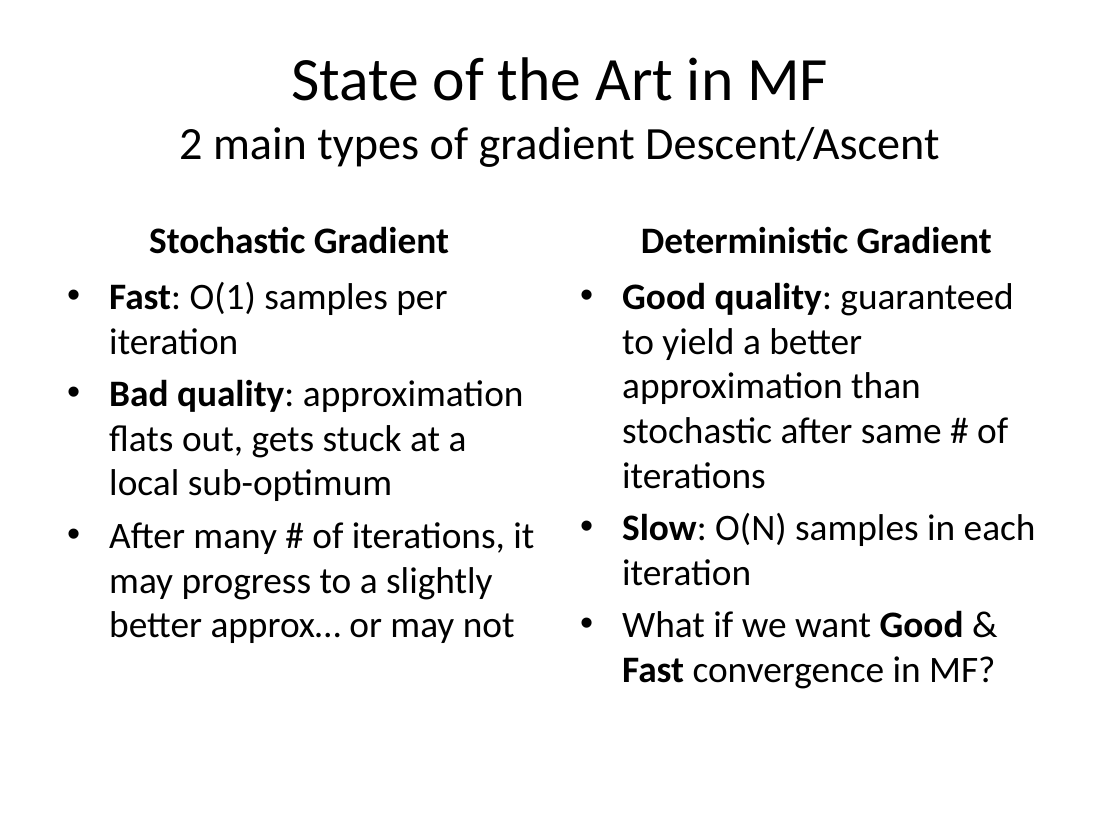
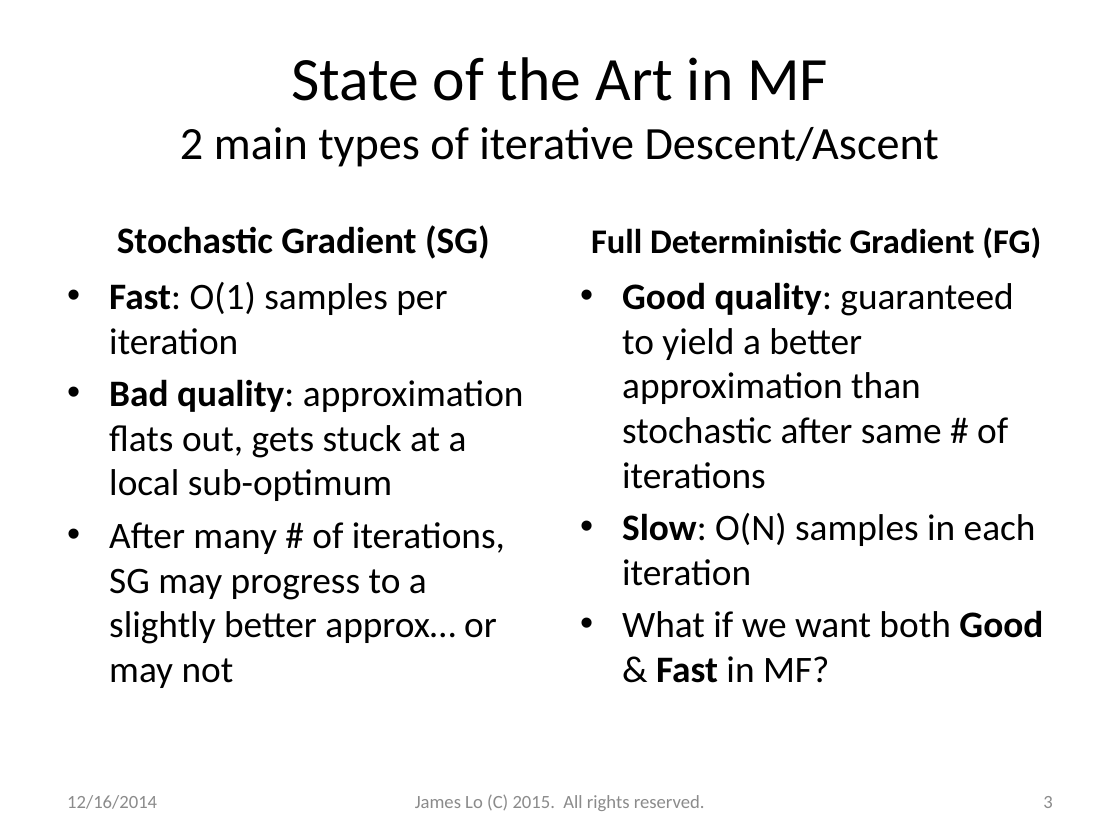
Before and after one commit to jamestklo/MatrixFactorizationMatlab, a slide deck: slide 3 of cs534L-SAGmf.pptx. Drawn at 1120x840 pixels with LibreOffice and Linux fonts; fonts in the diff are those of the drawing. Boxes give left, top, right and bottom in pixels: in the first picture for what was removed or moved away, otherwise in the second. Text is boxed around its words. In the diff, an @@ line names an element or a change of style, - is before the commit and + after.

```diff
--- a/cs534L-SAGmf.pptx
+++ b/cs534L-SAGmf.pptx
@@ title at <box>180,57,939,167</box>: text changed @@
-State of the Art in MF
-2 main types of gradient Descent/Ascent
+State of the Art in MF
+2 main types of iterative Descent/Ascent
@@ text at <box>117,225,490,259</box>: text changed @@
-Stochastic Gradient
+Stochastic Gradient (SG)
@@ text at <box>591,227,1041,258</box>: text changed; size 24 to 22.2 pt @@
-Deterministic Gradient
+Full Deterministic Gradient (FG)
@@ text at <box>109,522,505,688</box>: text changed @@
-• After many # of iterations, it may progress to a slightly better approx… or may not
+• After many # of iterations, SG may progress to a slightly better approx… or may not
@@ text at <box>622,610,1043,683</box>: text changed @@
-• What if we want Good & Fast convergence in MF?
+• What if we want both Good & Fast in MF?
@@ text added at <box>67,795,157,809</box>, 12 pt, text #8C8C8C @@
+12/16/2014
@@ text added at <box>415,795,705,811</box>, 12 pt, text #8C8C8C @@
+James Lo (C) 2015. All rights reserved.
@@ page number added at <box>1043,796,1052,808</box>, 12 pt, text #8C8C8C @@
+3
```
Also in this commit, not shown: 45 other slides changed, 12 slides added, 8 slides removed, 1 other file.
